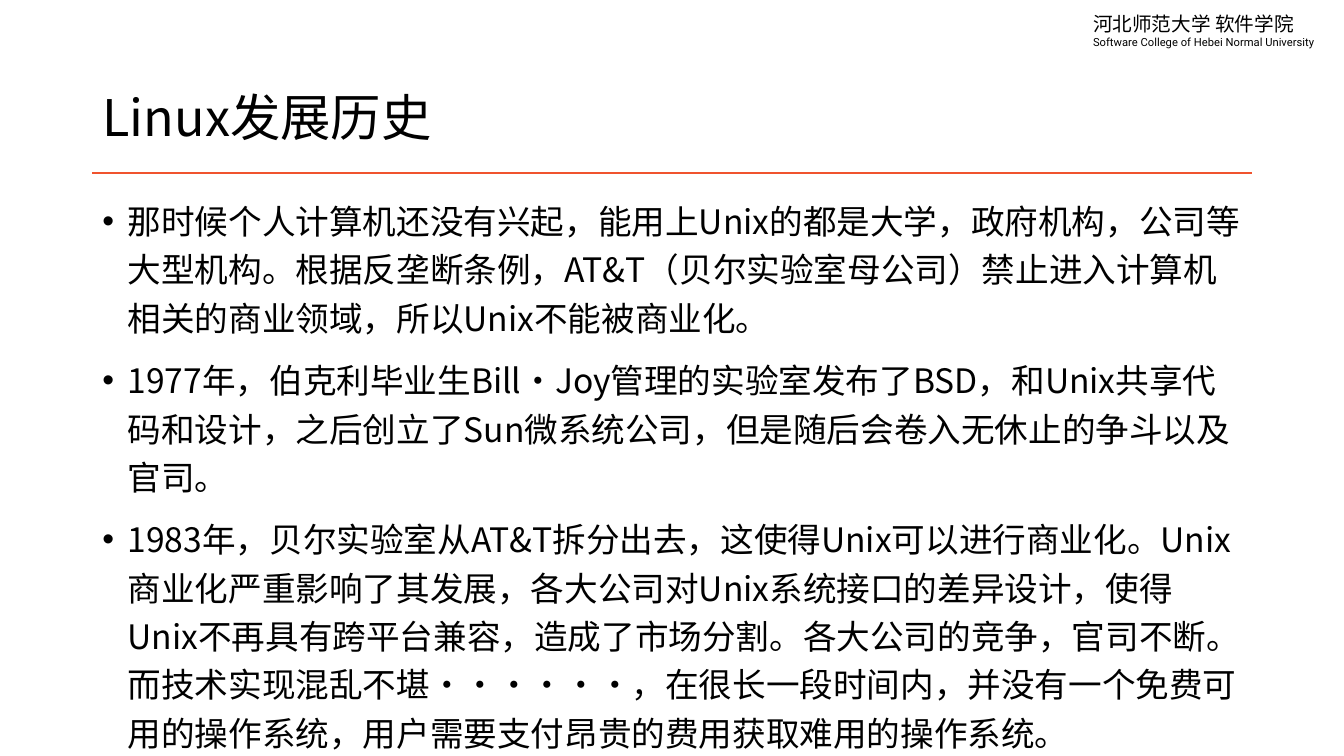
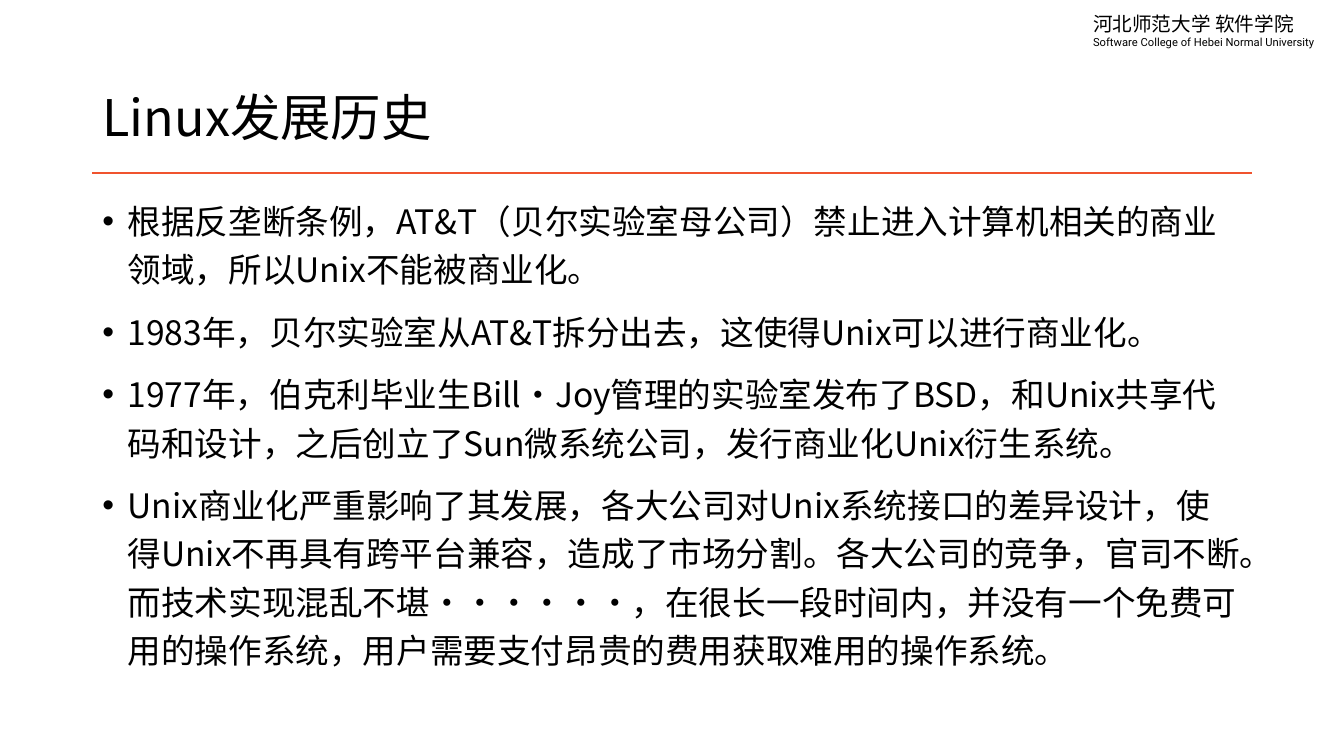
Before and after one commit to edu2act/course-linux-system, a slide deck: slide 4 of materials/slides/ch01-linux-history-and-install.pptx. Drawn at 1344x756 pixels with LibreOffice and Linux fonts; fonts in the diff are those of the drawing. Boxes give left, top, right and bottom in pixels: in the first picture for what was removed or moved away, otherwise in the second. Text is boxed around its words. In the diff, an @@ line names an element or a change of style, - is before the commit and + after.

```diff
--- a/materials/slides/ch01-linux-history-and-install.pptx
+++ b/materials/slides/ch01-linux-history-and-install.pptx
@@ text at box(128, 205, 1274, 667): text changed @@
-• 那时候个人计算机还没有兴起，能用上Unix的都是大学，政府机构，公司等大型机构。根据反垄断条例，AT&T（贝尔实验室母公司）禁止进入计算机相关的商业领域，所以Unix不能被商业化。
-• 1977年，伯克利毕业生Bill·Joy管理的实验室发布了BSD，和Unix共享代码和设计，之后创立了Sun微系统公司，但是随后会卷入无休止的争斗以及官司。
-• 1983年，贝尔实验室从AT&T拆分出去，这使得Unix可以进行商业化。Unix商业化严重影响了其发展，各大公司对Unix系统接口的差异设计，使得Unix不再具有跨平台兼容，造成了市场分割。各大公司的竞争，官司不断。而技术实现混乱不堪······，在很长一段时间内，并没有一个免费可用的操作系统，用户需要支付昂贵的费用获取难用的操作系统。
+• 根据反垄断条例，AT&T（贝尔实验室母公司）禁止进入计算机相关的商业领域，所以Unix不能被商业化。
+• 1983年，贝尔实验室从AT&T拆分出去，这使得Unix可以进行商业化。
+• 1977年，伯克利毕业生Bill·Joy管理的实验室发布了BSD，和Unix共享代码和设计，之后创立了Sun微系统公司，发行商业化Unix衍生系统。
+• Unix商业化严重影响了其发展，各大公司对Unix系统接口的差异设计，使得Unix不再具有跨平台兼容，造成了市场分割。各大公司的竞争，官司不断。而技术实现混乱不堪······，在很长一段时间内，并没有一个免费可用的操作系统，用户需要支付昂贵的费用获取难用的操作系统。
```
Also in this commit, not shown: 4 other slides changed, 5 other files.
